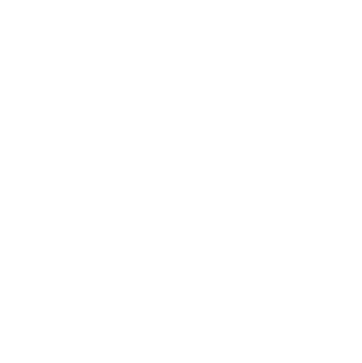
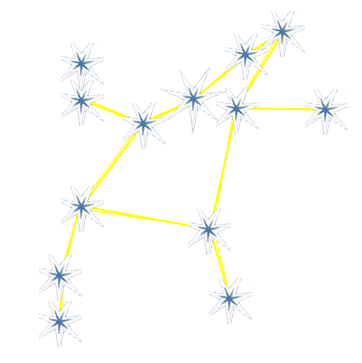
Two versions of the same layered image (362 x 363). Layer-by-layer changes:
added layer "Perseus" above "Auriga" over [left=39, top=11, right=348, bottom=347]
